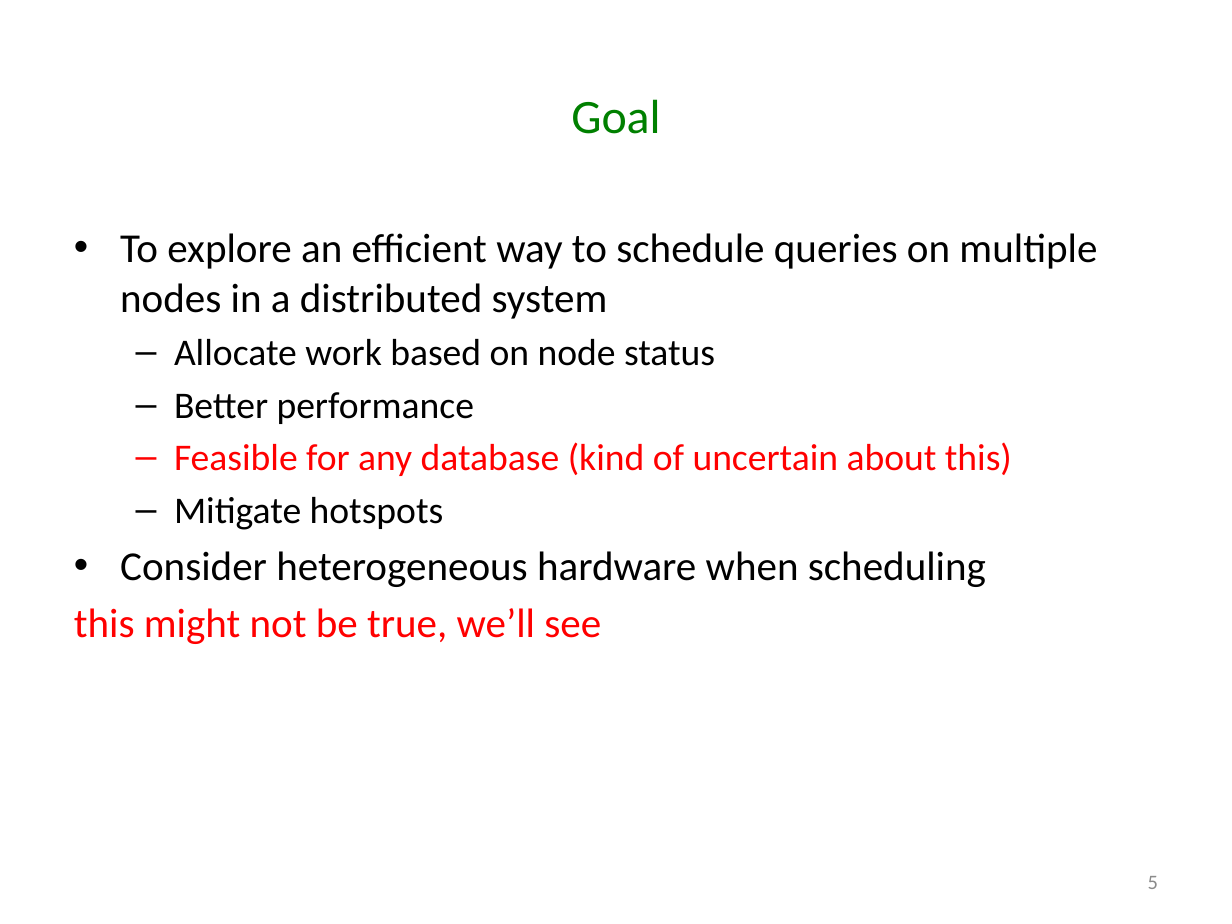
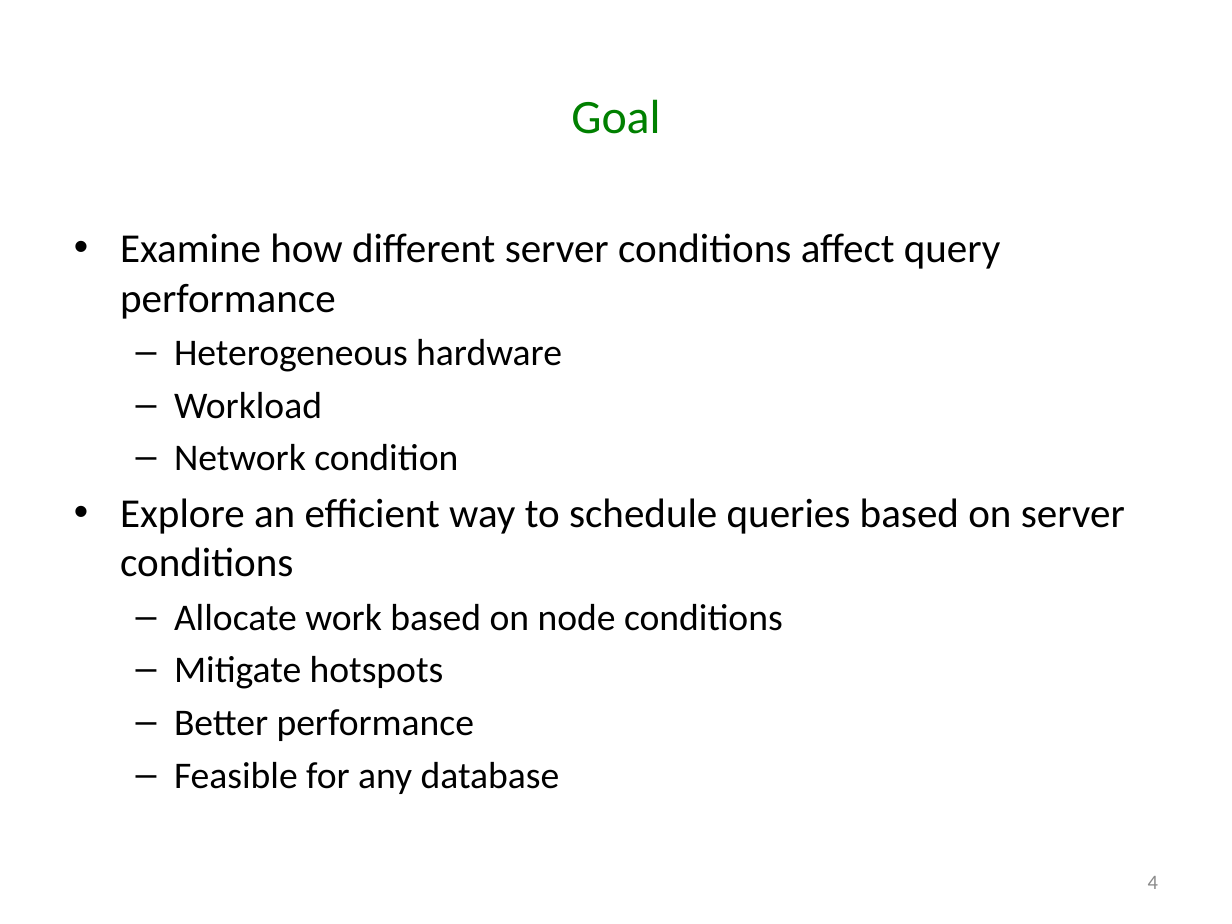
Before and after one commit to godares79/CS848-Project, a slide deck: slide 4 of PresentationSlides/Presentation.pptx (slide 5 before the commit). Drawn at 1232x924 pixels with LibreOffice and Linux fonts; fonts in the diff are those of the drawing. Boxes give left, top, right and bottom in pixels: in the first picture for what was removed or moved away, otherwise in the second. Text is boxed around its words. In the diff, an @@ line names an element or a change of style, - is before the commit and + after.

Commit message:
final version

```diff
--- a/PresentationSlides/Presentation.pptx
+++ b/PresentationSlides/Presentation.pptx
@@ text at box(120, 233, 1125, 689): text changed @@
-• To explore an efficient way to schedule queries on multiple nodes in a distributed system
-  – Allocate work based on node status
+• Examine how different server conditions affect query performance
+  – Heterogeneous hardware
+  – Workload
+  – Network condition
+• Explore an efficient way to schedule queries based on server conditions
+  – Allocate work based on node conditions
+  – Mitigate hotspots
@@ text at box(174, 762, 560, 794): text changed; size 24 to 22 pt; text colour #FF0000 to #000000 @@
-  – Feasible for any database (kind of uncertain about this)
-  – Mitigate hotspots
-• Consider heterogeneous hardware when scheduling
-this might not be true, we’ll see
+  – Feasible for any database
@@ page number at box(1148, 876, 1158, 889): text changed @@
-5
+4
```
Also in this commit, not shown: 12 other slides changed, 2 slides removed.
